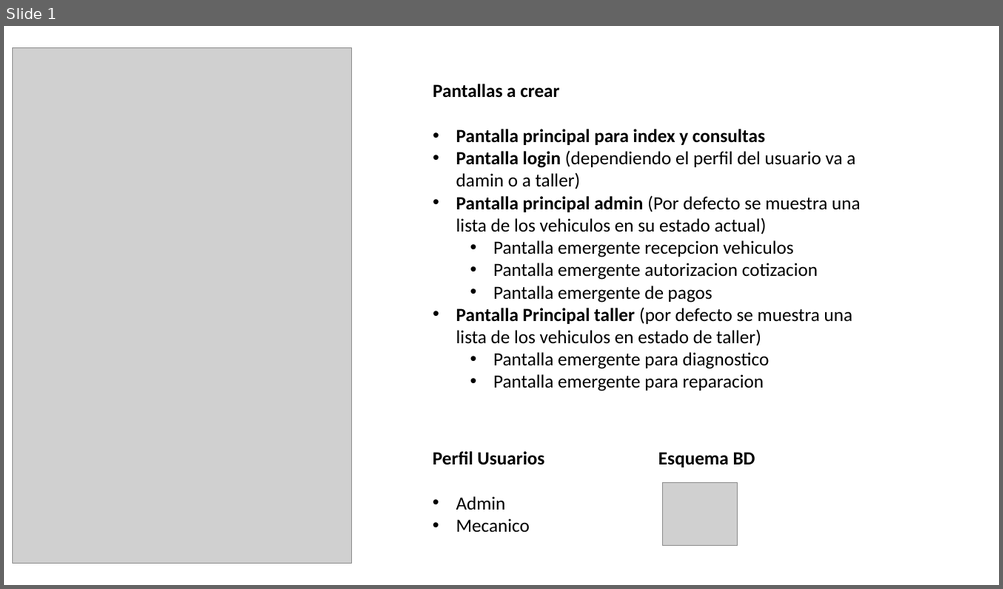
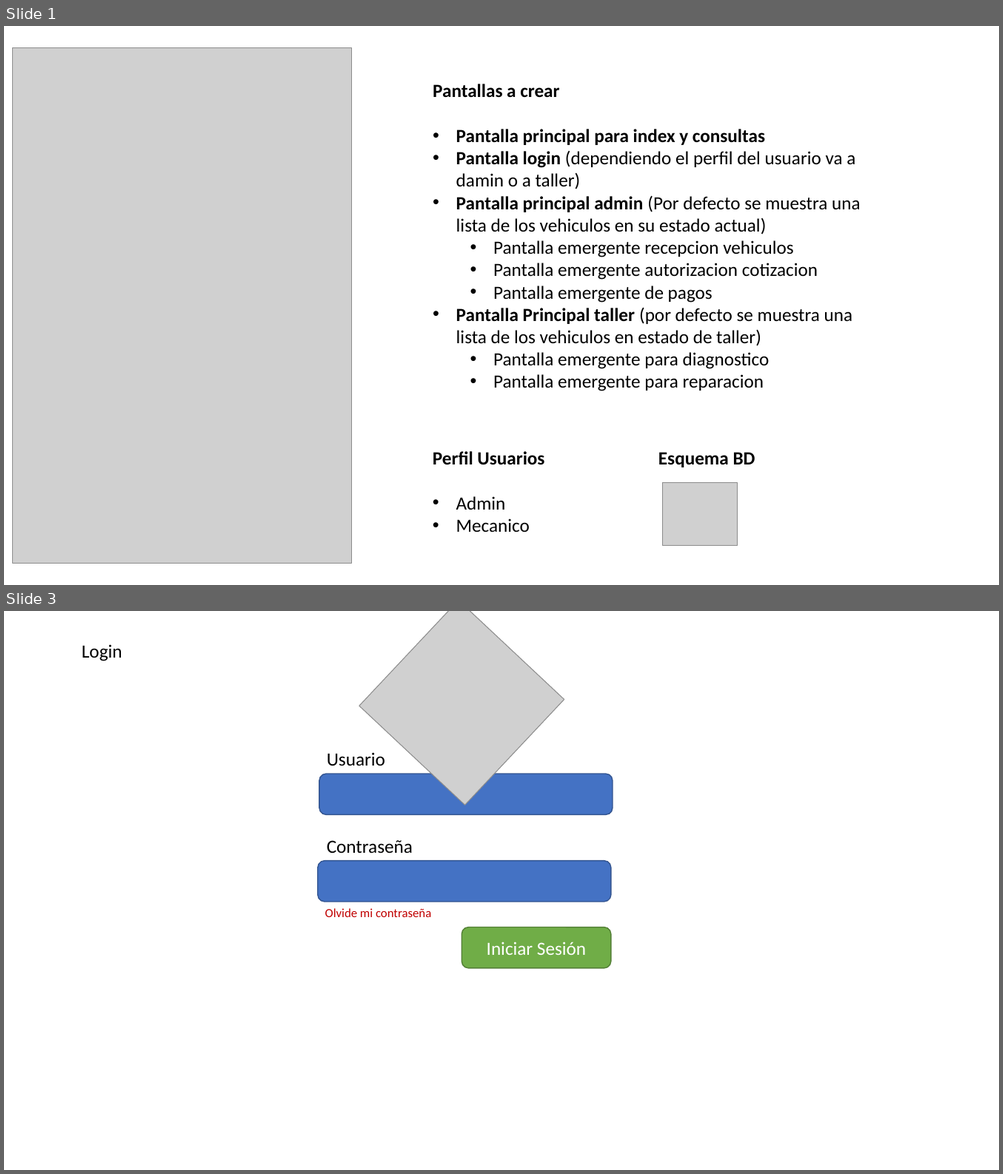
Before and after one commit to JulianSegura/TallerUAPA, a slide deck: Levantamiento Taller UAPA.pptx. Shown one above the other, each under a label of ours: slide 1 before the commit, slides 1 and 3 after it; the slides between them are not shown. The pictures are 1003x589 and 1003x1174 pixels, drawn with LibreOffice and Linux fonts; fonts in the diff are those of the drawing; grey boxes stand for pictures. Boxes give left, top, right and bottom in pixels: in the first picture for what was removed or moved away, otherwise in the second. Text is boxed around its words. In the diff, an @@ line names an element or a change of style, - is before the commit and + after.

```diff
--- a/Levantamiento Taller UAPA.pptx
+++ b/Levantamiento Taller UAPA.pptx
@@ slide 3 added at (x1=4, y1=611, x2=999, y2=1170), background #FFFFFF @@
@@ picture added at (x1=359, y1=611, x2=563, y2=805) @@
@@ text added at (x1=82, y1=644, x2=122, y2=661), 18 pt, text #000000 @@
+Login
@@ text added at (x1=327, y1=752, x2=385, y2=766), 18 pt, text #000000 @@
+Usuario
@@ rounded rectangle added at (x1=319, y1=774, x2=613, y2=815), fill #4472C4, outline #325491 1 pt @@
@@ text added at (x1=327, y1=840, x2=412, y2=854), 18 pt, text #000000 @@
+Contraseña
@@ rounded rectangle added at (x1=317, y1=861, x2=611, y2=902), fill #4472C4, outline #325491 1 pt @@
@@ text added at (x1=325, y1=908, x2=431, y2=917), 12 pt, text #C00000 @@
+Olvide mi contraseña
@@ rounded rectangle added at (x1=461, y1=927, x2=611, y2=968), fill #70AD47, outline #538035 1 pt, 18 pt, text #FFFFFF @@
+Iniciar Sesión
```
Also in this commit, not shown: 3 other slides added, 1 slide removed, 3 other files.
